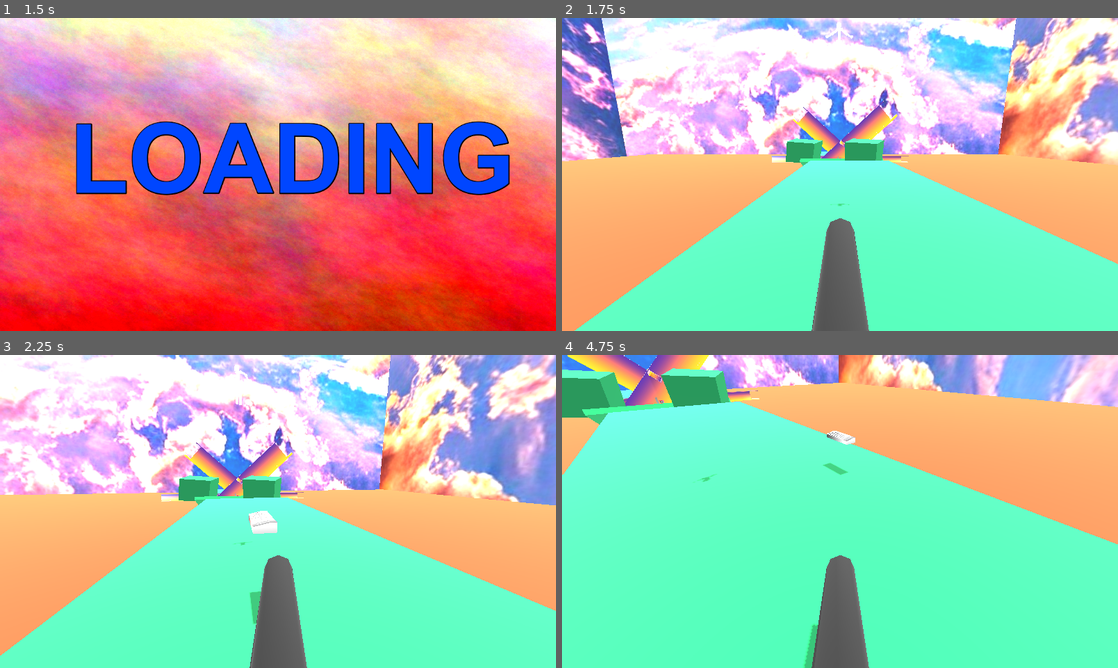
Above: before the commit, frames 1-4 (two rows, left to right).
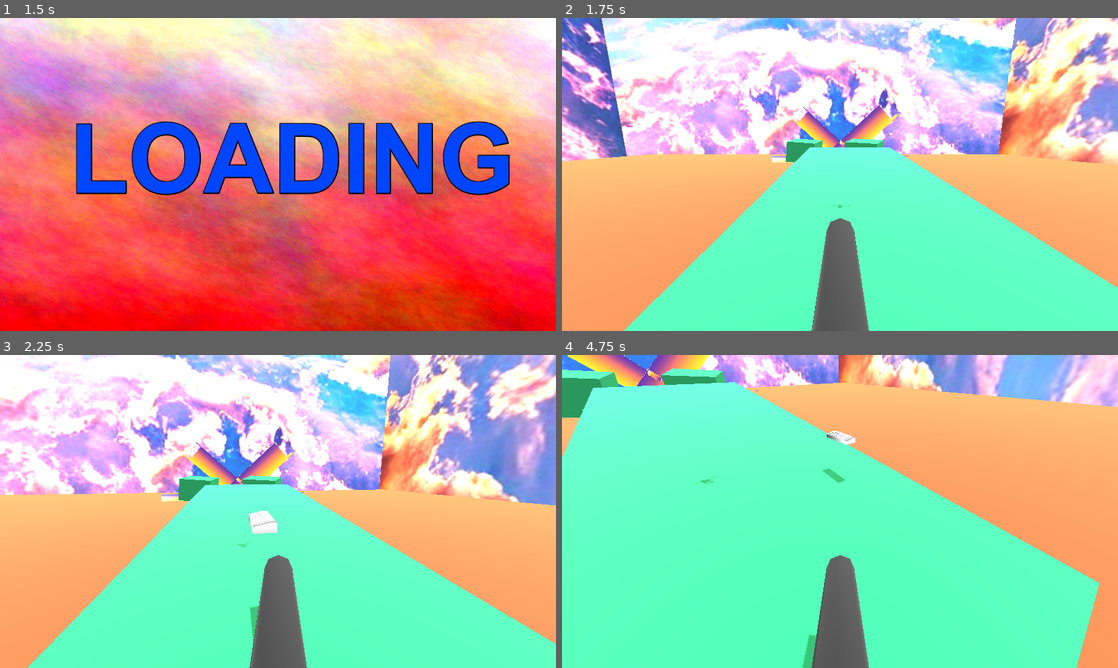
Above: after the commit, the same moments.

Repository: borbware/FGJ24
Game: Godot game, scene res://scenes/title_screen.tscn
Two runs of this game, one before a commit and one after it. Both use one fixed random seed, a clock stepped at 60 frames per second and the inputs below.
Inputs (mouse positions are in pixels of both pictures, inside the frame that each line leads up to):
- Up to frame 1 (1.5 s): click (216, 259) at 0.5 s; click (216, 259) at 1.25 s
- Up to frame 2 (1.75 s): no input
- Up to frame 3 (2.25 s): hold D (left_stick_right) from 2.03 s (still down); tap Space (button_a) at 2.1 s
- Up to frame 4 (4.75 s): release D (left_stick_right) at 2.78 s; hold S (left_stick_down) 2.78-3.53 s; tap Ctrl (button_b) at 2.85 s; hold D (left_stick_right) 3.53-4.28 s; tap R (button_y) at 3.6 s; hold W (left_stick_up) from 4.28 s (still down); tap Space (button_a) at 4.35 s

Frame 1 is identical in both runs. In frame 2, 4.0% of the frame differs, in the area x 2-100%, y 1-100%; in frame 3, 4.7%; in frame 4, 8.6%, in the area x 0-100%, y 8-100%.

Commit message:
export stuff

Diff:
--- a/scenes/borb.tscn
+++ b/scenes/borb.tscn
@@ -35,7 +35,8 @@
 [node name="Lauri" type="Node3D"]
 
 [node name="Kiuasbody" parent="." instance=ExtResource("1_d15dx")]
-transform = Transform3D(2.485, 0, 0, 0, 1.8191, -1.69296, 0, 1.69296, 1.8191, -2.67699, 28.8, -62.354)
+transform = Transform3D(6.20113, 0, 0, 0, 0.298059, -6.19396, 0, 6.19396, 0.298059, -2.69264, 30.0242, -38.7935)
+nextLevel = "res://scenes/lauri.tscn"
 
 [node name="LevelTemplate" parent="." instance=ExtResource("2_qsnc0")]
 transform = Transform3D(1, 0, 0, 0, 1, 0, 0, 0, 1, 0, 0, 35.5275)
@@ -74,9 +75,9 @@
 body_offset = Transform3D(1.00004, 1.10967e-05, 2.69806e-06, 1.55756e-07, -3.89963e-05, -1.00005, -4.62085e-06, 1.00021, 2.11596e-06, -3.52859e-05, 0.0309219, -0.000148773)
 
 [node name="Physical Bone DEF-shoulder_L" parent="LevelTemplate/Human/ego/ego_rig/Skeleton3D" index="34"]
-transform = Transform3D(0.474354, -0.0862787, -0.885321, 0.356602, 0.928542, 0.102638, 0.805238, -0.360975, 0.482287, 0.0586488, 1.6626, 0.0202141)
-joint_offset = Transform3D(1, 0, 0, 0, -3.61998e-06, -0.999996, 0, 0.999996, -3.61998e-06, -0.00113099, -0.0671863, 0.051517)
-body_offset = Transform3D(0.934544, -0.354941, -0.0332707, 0.000305682, 0.108156, -1.00767, 0.356672, 0.928578, 0.10206, -0.0210762, 0.0591793, 0.0575333)
+transform = Transform3D(0.474354, -0.0862787, -0.885321, 0.356602, 0.928542, 0.102638, 0.805238, -0.360975, 0.482287, 0.0586629, 1.76745, 0.0201569)
+joint_offset = Transform3D(1, 0, 0, 0, -3.61998e-06, -0.999996, 0, 0.999996, -3.61998e-06, -0.0384527, -0.16461, 0.0410301)
+body_offset = Transform3D(0.934544, -0.354941, -0.0332707, 0.000305682, 0.108156, -1.00767, 0.356672, 0.928578, 0.10206, -0.0211258, 0.0591602, 0.16238)
 
 [node name="Physical Bone DEF-upper_arm_L" parent="LevelTemplate/Human/ego/ego_rig/Skeleton3D" index="35"]
 transform = Transform3D(-0.509574, 0.0781322, -0.856606, -0.830497, -0.292408, 0.469744, -0.21404, 0.953385, 0.214239, 0.256666, 1.54998, -0.0421867)
@@ -187,7 +188,7 @@
 shape = SubResource("BoxShape3D_c6wvq")
 
 [node name="MeshInstance3D2" type="MeshInstance3D" parent="LevelTemplate"]
-transform = Transform3D(20, 0, 0, 0, 1, 0, 0, 0, 53.4557, -0.329756, 37.6518, 9.63574)
+transform = Transform3D(20, 0, 0, 0, 0.994808, -5.44009, 0, 0.101768, 53.1781, -0.329756, 38.3107, 9.63184)
 mesh = SubResource("BoxMesh_qyxic")
 skeleton = NodePath("")
 surface_material_override/0 = SubResource("StandardMaterial3D_lray0")
@@ -228,6 +229,7 @@
 [node name="StaticBody3D" type="StaticBody3D" parent="LevelTemplate/MeshInstance3D3"]
 
 [node name="CollisionShape3D" type="CollisionShape3D" parent="LevelTemplate/MeshInstance3D3/StaticBody3D"]
+transform = Transform3D(0.999999, 0.00178794, 2.43732e-05, -0.00178801, 0.999992, 0.00335693, -1.839e-05, -0.00335848, 0.999994, 0, 0, 0)
 shape = SubResource("ConcavePolygonShape3D_aphk0")
 
 [node name="MeshInstance3D8" type="MeshInstance3D" parent="LevelTemplate"]
--- a/scenes/level_template.tscn
+++ b/scenes/level_template.tscn
@@ -69,9 +69,9 @@
 body_offset = Transform3D(1.00003, -0.00270149, -4.24683e-07, 2.1957e-05, -0.00215632, -1.00007, 3.39749e-06, 1.00663, 3.9041e-06, 1.93119e-05, 0.0683379, 7.1764e-05)
 
 [node name="Physical Bone DEF-spine_002" parent="Human/ego/ego_rig/Skeleton3D" index="30"]
-transform = Transform3D(1.00014, -2.72691e-06, 1.86637e-06, -1.79823e-05, 0.0318232, -0.999824, -5.64743e-06, 0.999823, 0.0318213, -1.09673e-05, 1.48139, -0.00401568)
-joint_offset = Transform3D(1, 0, 0, 0, -3.61999e-06, -1, 0, 1, -3.61999e-06, 1.06076e-05, -0.0023815, 0.188448)
-body_offset = Transform3D(1.00014, -2.72691e-06, 1.86637e-06, -1.77935e-05, -1.49012e-08, -1.00033, -6.21663e-06, 1.00033, -1.85147e-06, -1.09673e-05, 0.18851, 0.00238264)
+transform = Transform3D(1.00014, -2.72691e-06, 1.86637e-06, -1.79823e-05, 0.0318232, -0.999824, -5.64743e-06, 0.999823, 0.0318213, -1.09673e-05, 1.48169, -0.00401556)
+joint_offset = Transform3D(1, 0, 0, 0, -3.61999e-06, -1, 0, 1, -3.61999e-06, 1.0607e-05, -0.00239092, 0.188743)
+body_offset = Transform3D(1.00014, -2.72691e-06, 1.86637e-06, -1.77935e-05, -1.49012e-08, -1.00033, -6.21663e-06, 1.00033, -1.85147e-06, -1.09673e-05, 0.188805, 0.00239205)
 
 [node name="Physical Bone DEF-spine_003" parent="Human/ego/ego_rig/Skeleton3D" index="31"]
 transform = Transform3D(1.00004, 3.51667e-06, -0.000295168, -2.50918e-06, 0.028563, -0.999488, -7.92859e-07, 0.999622, 0.0285646, -2.38419e-07, 1.56197, -0.00927067)
@@ -89,14 +89,14 @@
 body_offset = Transform3D(1.00003, 1.10865e-05, 2.69711e-06, 1.86265e-07, -4.09335e-05, -1.00004, -4.61936e-06, 1.00019, 2.96533e-06, -4.3273e-05, 0.0313344, 6.53267e-05)
 
 [node name="Physical Bone DEF-shoulder_L" parent="Human/ego/ego_rig/Skeleton3D" index="34"]
-transform = Transform3D(0.474161, -0.0862772, -0.881346, 0.3567, 0.928528, 0.102045, 0.805181, -0.360968, 0.476886, 0.106837, 1.51456, 0.0202854)
-joint_offset = Transform3D(1, 0, 0, 0, -3.61998e-06, -0.999996, 0, 0.999996, -3.61998e-06, 0.0288005, 0.0745011, 0.108658)
-body_offset = Transform3D(0.934396, -0.354934, -0.0359103, 0.000167787, 0.108154, -1.00151, 0.356769, 0.928564, 0.101471, 0.00343382, 0.100759, -0.0904799)
+transform = Transform3D(0.474161, -0.0862772, -0.881346, 0.3567, 0.928528, 0.102045, 0.805181, -0.360968, 0.476886, 0.106837, 1.51427, 0.0202854)
+joint_offset = Transform3D(1, 0, 0, 0, -3.61998e-06, -0.999996, 0, 0.999996, -3.61998e-06, 0.0289058, 0.0747748, 0.108687)
+body_offset = Transform3D(0.934396, -0.354934, -0.0359103, 0.000167787, 0.108154, -1.00151, 0.356769, 0.928564, 0.101471, 0.0034337, 0.100759, -0.0907745)
 
 [node name="Physical Bone DEF-upper_arm_L" parent="Human/ego/ego_rig/Skeleton3D" index="35"]
 transform = Transform3D(-0.509568, 0.0782533, -0.856551, -0.830485, -0.292369, 0.469711, -0.214038, 0.953371, 0.214224, 0.257008, 1.55061, -0.0422457)
-joint_offset = Transform3D(1, 0, 0, 0, -3.61999e-06, -1, 0, 1, -3.61999e-06, -0.000149813, 6.30836e-05, 0.0721371)
-body_offset = Transform3D(0.997585, -0.000123546, -1.03191e-05, -0.000540875, 0.000117853, -1.0001, -0.00100109, 1.00026, -4.26173e-06, 0.000150204, 0.0721443, -6.29425e-05)
+joint_offset = Transform3D(1, 0, 0, 0, -3.61999e-06, -1, 0, 1, -3.61999e-06, -0.000149813, 6.30857e-05, 0.0721371)
+body_offset = Transform3D(0.997585, -0.000123546, -1.03228e-05, -0.000540875, 0.000117853, -1.0001, -0.00100109, 1.00026, -4.29153e-06, 0.000150204, 0.0721443, -6.29425e-05)
 
 [node name="Physical Bone DEF-upper_arm_L_001" parent="Human/ego/ego_rig/Skeleton3D" index="36"]
 transform = Transform3D(-0.510101, 0.0781092, -0.856186, -0.833192, -0.292386, 0.469487, -0.21364, 0.953199, 0.214136, 0.38061, 1.483, -0.0729293)
@@ -117,9 +117,9 @@
 transform = Transform3D(1, 7.45058e-09, 0, -1.49012e-08, 0, 1, 5.21541e-08, -1, 0, 0, 0, 0)
 
 [node name="Physical Bone DEF-shoulder_R" parent="Human/ego/ego_rig/Skeleton3D" index="39"]
-transform = Transform3D(0.473995, 0.0863719, 0.882375, -0.357066, 0.928605, 0.102328, -0.805114, -0.360932, 0.479511, -0.107001, 1.5207, 0.020505)
-joint_offset = Transform3D(1, 0, 0, 0, -3.61999e-06, -1, 0, 1, -3.61999e-06, -0.0261703, 0.0689413, 0.107835)
-body_offset = Transform3D(0.934254, 0.354951, 0.0341695, -5.85914e-05, 0.108054, -1.00373, -0.357135, 0.928641, 0.101753, -0.00370574, 0.100786, -0.0843406)
+transform = Transform3D(0.473995, 0.0863719, 0.882375, -0.357066, 0.928605, 0.102328, -0.805114, -0.360932, 0.479511, -0.107001, 1.52041, 0.020505)
+joint_offset = Transform3D(1, 0, 0, 0, -3.61999e-06, -1, 0, 1, -3.61999e-06, -0.0262753, 0.0692149, 0.107865)
+body_offset = Transform3D(0.934254, 0.354951, 0.0341695, -5.85914e-05, 0.108054, -1.00373, -0.357135, 0.928641, 0.101753, -0.00370574, 0.100786, -0.0846353)
 
 [node name="Physical Bone DEF-upper_arm_R" parent="Human/ego/ego_rig/Skeleton3D" index="40"]
 transform = Transform3D(-0.508465, -0.0781751, 0.856502, 0.83099, -0.29233, 0.469677, 0.211741, 0.953158, 0.214214, -0.257057, 1.55079, -0.0421106)
Not shown, added: export_presets.cfg
Not shown, changed: .gitignore
